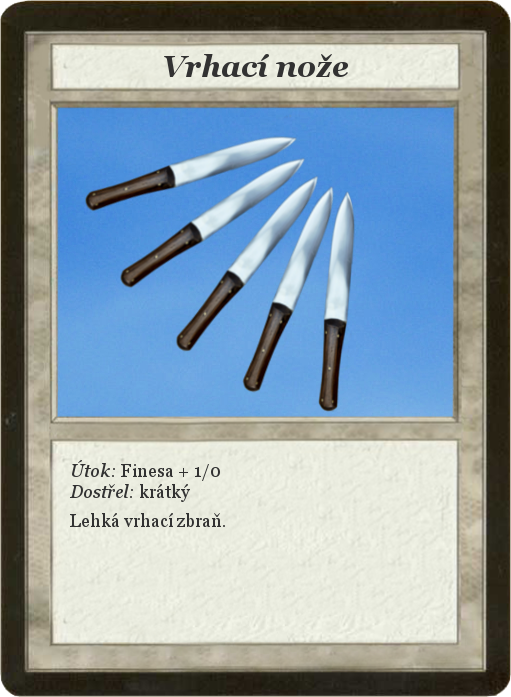
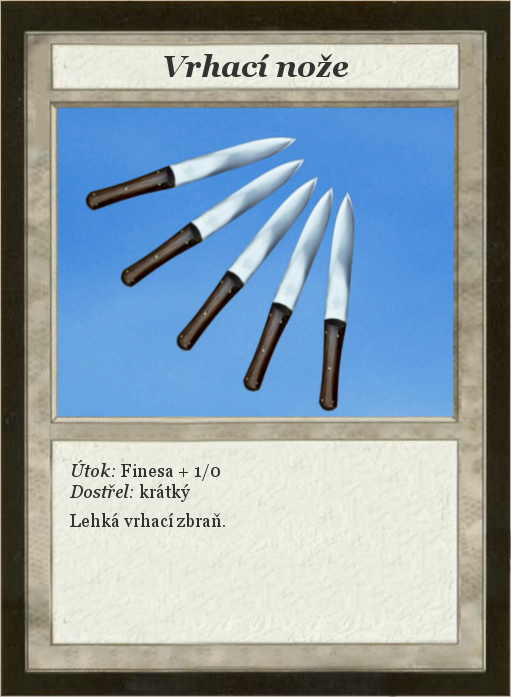
Layers edited between the first and the second 511 × 697 image:
painted on "Card" over [0, 0, 511, 697]
